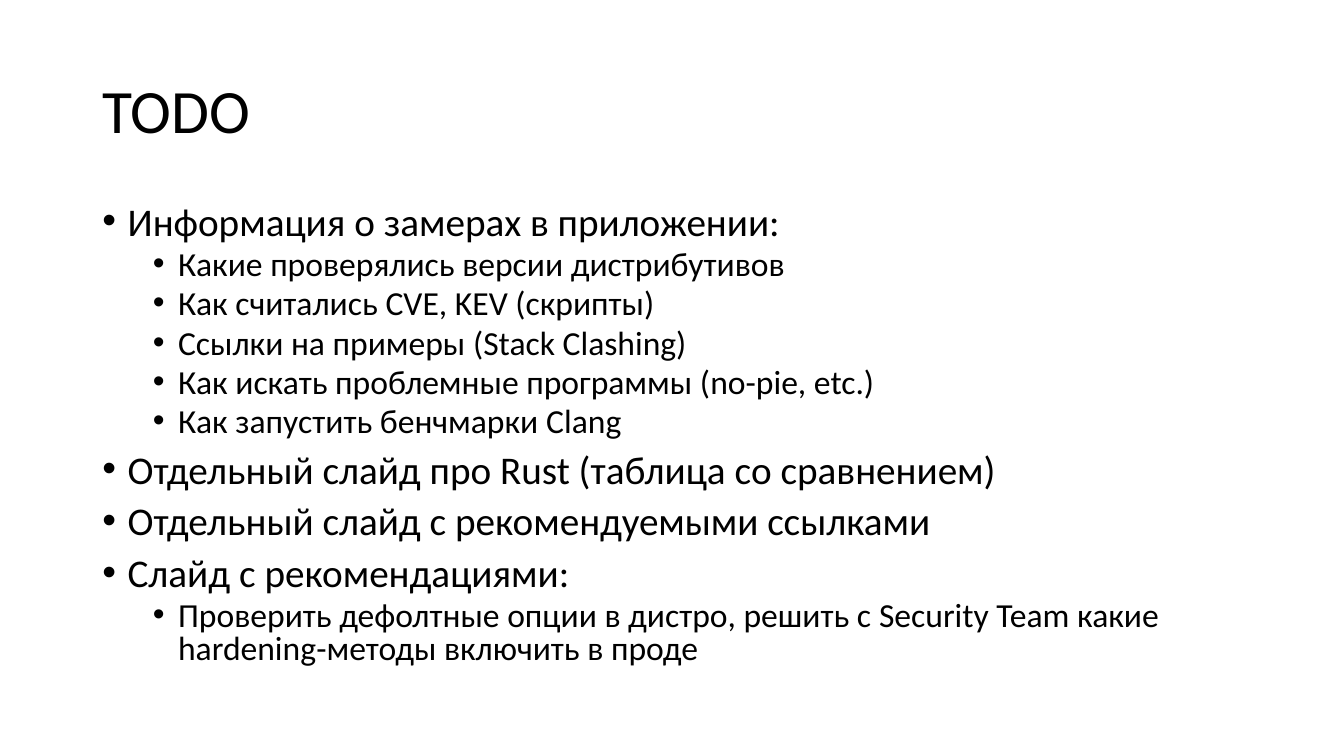
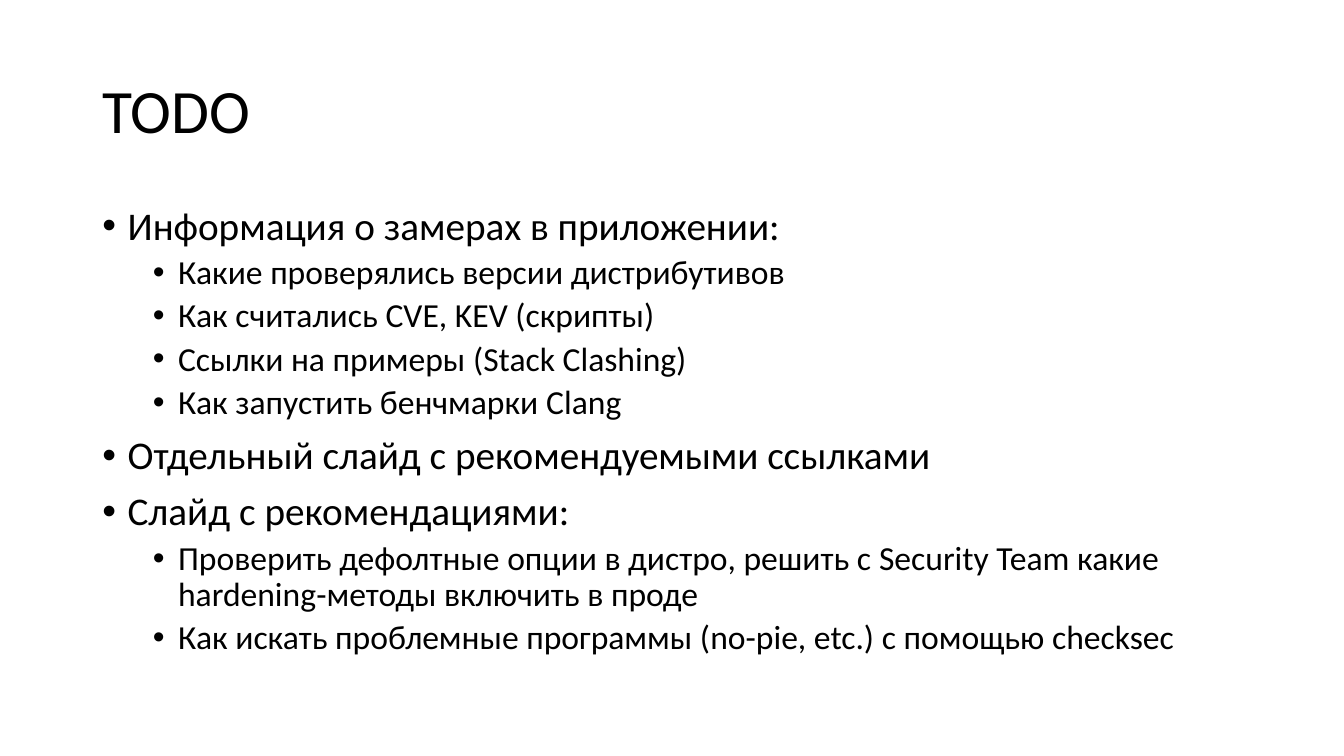
Before and after one commit to yugr/slides, a slide deck: slide 86 of CppZeroCost/2025/RU.pptx (slide 81 before the commit). Drawn at 1344x756 pixels with LibreOffice and Linux fonts; fonts in the diff are those of the drawing. Boxes give left, top, right and bottom in pixels: in the first picture for what was removed or moved away, otherwise in the second. Text is boxed around its words. In the diff, an @@ line names an element or a change of style, - is before the commit and + after.

```diff
--- a/CppZeroCost/2025/RU.pptx
+++ b/CppZeroCost/2025/RU.pptx
@@ text at <box>128,213,1159,612</box>: line spacing 0.8 to 0.9 @@
@@ text at <box>178,369,874,400</box>: paragraph removed @@
-  • Как искать проблемные программы (no-pie, etc.)
@@ text at <box>128,455,996,491</box>: paragraph removed @@
-• Отдельный слайд про Rust (таблица со сравнением)
@@ text at <box>178,624,1174,655</box>: paragraph added @@
+  • Как искать проблемные программы (no-pie, etc.) с помощью checksec
```
Also in this commit, not shown: 11 other slides changed, 5 slides added, 6 other files.
